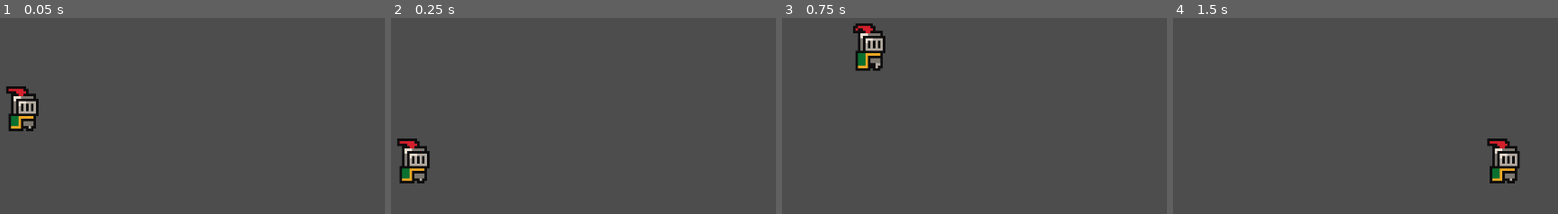
Above: before the commit, frames 1-4 (left to right).
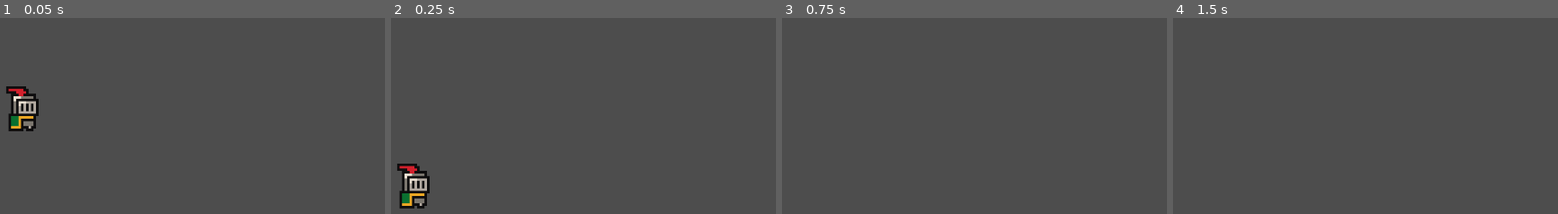
Above: after the commit, the same moments.

Repository: ashwinimanoj/first-godot-game
Game: Godot game, scene res://scenes/game.tscn
Same seed, same stepped clock (60 frames per second), same inputs: the game is played once before the commit and once after it.
Inputs:
- Up to frame 1 (0.05 s): no input
- Up to frame 2 (0.25 s): no input
- Up to frame 3 (0.75 s): tap Enter (ui_accept) at 0.5 s; hold Right (ui_right) from 0.53 s (still down)
- Up to frame 4 (1.5 s): keep holding Right (ui_right); tap Enter (ui_accept) at 0.77 s

Frame 1 is identical in both runs. In frame 2, 2.3% of the frame differs, in the area x 1-11%, y 61-98%; in frame 3, 1.6%; in frame 4, 1.6%.

Commit message:
Remove world collider

Diff:
--- a/scenes/game.tscn
+++ b/scenes/game.tscn
@@ -1,8 +1,6 @@
-[gd_scene load_steps=3 format=3 uid="uid://bywsabjomhn7l"]
+[gd_scene load_steps=2 format=3 uid="uid://bywsabjomhn7l"]
 
 [ext_resource type="PackedScene" uid="uid://ck580ebschmi6" path="res://scenes/player.tscn" id="1_o8pbc"]
-
-[sub_resource type="WorldBoundaryShape2D" id="WorldBoundaryShape2D_jluw4"]
 
 [node name="Game" type="Node2D"]
 
@@ -12,9 +10,3 @@
 [node name="Camera2D" type="Camera2D" parent="."]
 position = Vector2(60, 36)
 zoom = Vector2(4, 4)
-
-[node name="StaticBody2D" type="StaticBody2D" parent="."]
-position = Vector2(57, 55)
-
-[node name="CollisionShape2D" type="CollisionShape2D" parent="StaticBody2D"]
-shape = SubResource("WorldBoundaryShape2D_jluw4")
